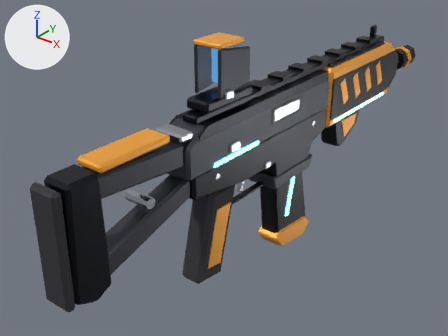
Two versions of the glTF model assets/weapons/ARX27/ARX27.glb, one commit apart.
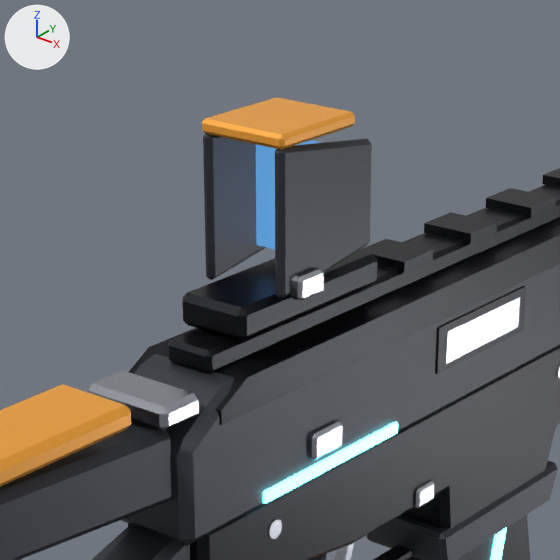
Each version appears first whole from a 50 mm lens placed at (2.313, -3.206, 1.698), pointed at (-0.29, 0.048, -0.319), and next in a close-up on the part from 28% to 70% of the width and 0% to 56% of the height. Every picture has the same lights, and +X, +Y and +Z are marked at upper left. The older version's two pictures come first. Vertices at exactly the same position are counted once.

The first close-up shows 'Body', 'Brow', 'CheekRest', 'Lower', 'MagwellFlare', 'Rail', 'SightBase', 'SightHood', 'SightLens', 'SightWallL', 'SightWallR', 'StockTop' and 19 more.
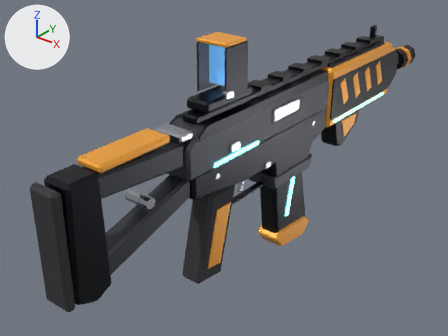
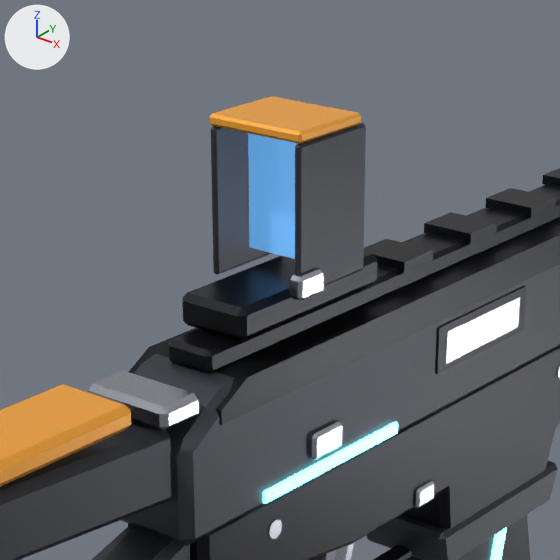
Location of each change, [x1, y1, x2, y2] in pixels of the close-ups (560 x 560 px):
'SightWallR', reshaped (27% narrower): before [275, 138, 372, 299]; after [295, 123, 366, 286]
'SightWallL', reshaped: before [203, 133, 266, 280]; after [211, 126, 272, 275]
'SightLens', rescaled: before [256, 140, 322, 250]; after [248, 133, 298, 259]
'SightHood', reshaped (9% shorter): before [202, 97, 355, 150]; after [210, 96, 361, 144]

Edits to the bpy script that builds the scene:
```text
Change me_sighthood:
    used by ob_sighthood; location = (0.0, 0.0, 0.0)
    remove me_sighthood.from_pydata(...)  # 24 vertices, 44 faces; spans x -0.105..0.105, y -0.48..-0.24, z 0.75..0.78
    add me_sighthood.from_pydata(...)  # 24 vertices, 44 faces; spans x -0.118..0.118, y -0.44..-0.24, z 0.756..0.78
    me_sighthood part 1: 24 of 24 vertices moved; they spanned x -0.105..0.105, y -0.48..-0.24, z 0.75..0.78 and now span x -0.118..0.118, y -0.44..-0.24, z 0.756..0.78; mean shift (0.0, 0.02, 0.003)
Change me_sightlens:
    used by ob_sightlens; location = (0.0, 0.0, 0.0)
    remove me_sightlens.from_pydata(...)  # 8 vertices, 12 faces; spans x -0.08..0.08, y -0.338..-0.322, z 0.49..0.73
    add me_sightlens.from_pydata(...)  # 8 vertices, 12 faces; spans x -0.1..0.1, y -0.336..-0.324, z 0.48..0.74
    me_sightlens part 2: the whole mesh is scaled about its middle by (1.25, 0.75, 1.08)
Change me_sightwalll:
    used by ob_sightwalll; location = (0.0, 0.0, 0.0)
    remove me_sightwalll.from_pydata(...)  # 24 vertices, 44 faces; spans x -0.105..-0.079, y -0.48..-0.18, z 0.446..0.754
    add me_sightwalll.from_pydata(...)  # 24 vertices, 44 faces; spans x -0.116..-0.1, y -0.44..-0.22, z 0.445..0.755
    me_sightwalll part 3: 24 of 24 vertices moved; they spanned x -0.105..-0.079, y -0.48..-0.18, z 0.446..0.754 and now span x -0.116..-0.1, y -0.44..-0.22, z 0.445..0.755; mean shift (-0.016, 0.0, 0.0)
Change me_sightwallr:
    used by ob_sightwallr; location = (0.0, 0.0, 0.0)
    remove me_sightwallr.from_pydata(...)  # 24 vertices, 44 faces; spans x 0.079..0.105, y -0.48..-0.18, z 0.446..0.754
    add me_sightwallr.from_pydata(...)  # 24 vertices, 44 faces; spans x 0.1..0.116, y -0.44..-0.22, z 0.445..0.755
    me_sightwallr part 4: 24 of 24 vertices moved; they spanned x 0.079..0.105, y -0.48..-0.18, z 0.446..0.754 and now span x 0.1..0.116, y -0.44..-0.22, z 0.445..0.755; mean shift (0.016, 0.0, 0.0)
```
